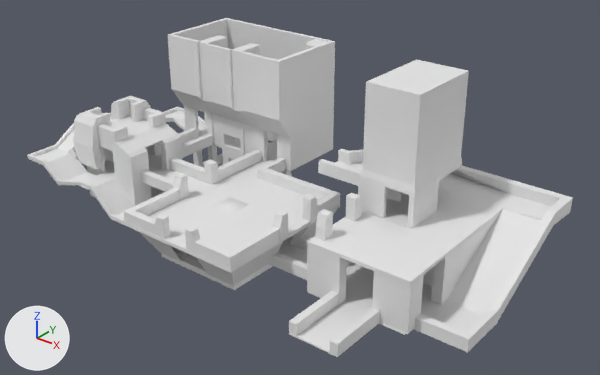
The FBX model Assets/Meshes/Scenery/Lockout.fbx, before and after one commit.
Before and after are seen from a 50 mm camera at (65.3, -52.6, 33.5) aimed at (24.7, -1.8, 2.0). Every picture has the same lights, and +X, +Y and +Z are marked at lower left. Where no turn or scale is listed for an object, it has been applied to the vertices. Vertices at the same position are counted once.

The first picture shows 'Bridge.018', 'Bridge.021', 'Bridge.022', 'Bridge.026', 'Bridge.028', 'Edge.042', 'Edge.043', 'Edge.044', 'Edge.045', 'LibraryBack.000', 'LibraryL.000', 'LibraryM.000', 'MiddleGround.001', 'Tower.000', 'libraryR.00'.
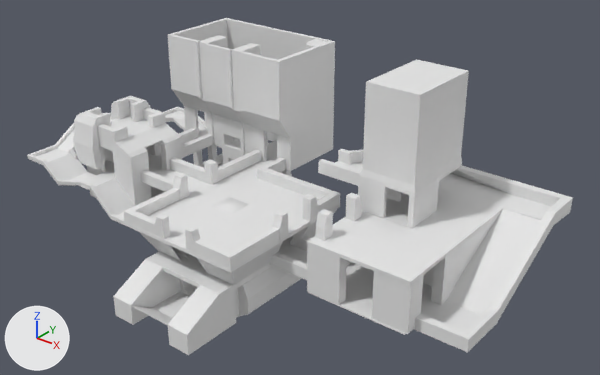
Where the newer file only moved an object's origin or applied its transform, the numbers keep the older frame.

What changed in the scene script:
```text
Change me_cube_063:
    where me_cube_063.from_pydata(...)  # 8 vertices, 6 faces; spans x -2.26..2.17, y -2.75..2.53, z -0.06..0.06
    me_cube_063 part 3
    me_cube_063.vertices[0].co: (2.17, -2.75, 0.06) -> (-10.42, 0.48, -3.63)  # pixel (337, 355) -> pixel (238, 315)
    me_cube_063.vertices[1].co: (2.17, -2.75, -0.06) -> (-10.42, 0.48, -3.72)  # pixel (337, 357) -> pixel (238, 315)
    me_cube_063.vertices[2].co: (2.17, 2.53, 0.06) -> (-10.42, 11.17, -3.63)  # pixel (378, 321) -> not seen
    me_cube_063.vertices[3].co: (2.17, 2.53, -0.06) -> (-10.42, 11.17, -3.72)  # pixel (378, 323) -> not seen
    me_cube_063.vertices[4].co: (-2.26, -2.75, 0.06) -> (-17.77, 0.48, -3.63)  # pixel (288, 332) -> not seen
    me_cube_063.vertices[5].co: (-2.26, -2.75, -0.06) -> (-17.77, 0.48, -3.72)  # pixel (288, 334) -> not seen
    me_cube_063.vertices[6].co: (-2.26, 2.53, 0.06) -> (-17.77, 11.17, -3.63)
    me_cube_063.vertices[7].co: (-2.26, 2.53, -0.06) -> (-17.77, 11.17, -3.72)
Change me_cube_113:
    where me_cube_113.from_pydata(...)  # 8 vertices, 6 faces; spans x -0.55..0.55, y -4.43..-0.1, z -0.73..0.13
    used by ob_edge_043; location = (37.21, -13.8, -2.75); rotation_euler = (-3.142, 0.0, 0.0), in degrees (-180, 0, 0); scale = (0.618, 1.24, 1.19)
    me_cube_113 part 2
    me_cube_113.vertices[0].co: (-0.55, -4.43, 0.13) -> (-0.55, -1.94, 0.13)
    me_cube_113.vertices[1].co: (-0.55, -4.43, -0.73) -> (-0.55, -1.94, -4.07)  # pixel (372, 307) -> not seen
    me_cube_113.vertices[2].co: (0.55, -4.43, -0.73) -> (0.55, -1.94, -6.0)  # pixel (380, 310) -> not seen
    me_cube_113.vertices[3].co: (0.55, -4.43, 0.13) -> (0.55, -1.94, 0.13)  # pixel (379, 321) -> not seen
    me_cube_113.vertices[4].co: (0.55, -0.1, -0.73) -> (0.55, -0.34, -6.0)  # pixel (337, 344) -> not seen
    me_cube_113.vertices[5].co: (-0.55, -0.1, -0.73) -> (-0.55, -0.34, -4.07)  # pixel (329, 340) -> not seen
    me_cube_113.vertices[6].co: (-0.55, -0.1, 0.13) -> (-0.55, -0.34, 0.13)  # pixel (329, 352) -> not seen
    me_cube_113.vertices[7].co: (0.55, -0.1, 0.13) -> (0.55, -0.34, 0.13)  # pixel (337, 356) -> not seen
Change me_cube_112:
    used by ob_edge_042; location = (33.46, -13.86, -2.75); rotation_euler = (-3.142, 0.0, 0.0), in degrees (-180, 0, 0); scale = (0.618, 1.24, 1.19)
    remove me_cube_112.from_pydata(...)  # 8 vertices, 6 faces; spans x -0.55..0.55, y -4.43..-0.18, z -0.73..0.13
    add me_cube_112.from_pydata(...)  # 384 vertices, 384 faces; spans x -3.48..2.39, y -4.1..-0.91, z -3.09..0.13
    me_cube_112 part 1: 8 vertices removed from x -0.55..0.55, y -4.43..-0.18, z -0.73..0.13; 384 vertices added at x -3.48..2.39, y -4.1..-0.91, z -3.09..0.13
Change ob_edge_043:
    ob_edge_043.location: (37.21, -13.8, -2.75) -> (26.59, -0.19, -6.67)
    ob_edge_043.rotation_euler: (-3.142, 0.0, 0.0) -> (3.128, 0.0, 1.571)  # degrees (-180, 0, 0) -> degrees (179, 0, 90)
    ob_edge_043.scale: (0.618, 1.24, 1.19) -> (0.813, 4.68, 0.861)
Change ob_edge_042:
    ob_edge_042.location: (33.46, -13.86, -2.75) -> (21.66, -13.1, -6.48)
    ob_edge_042.scale: (0.618, 1.24, 1.19) -> (0.706, 3.03, 0.861)
Add ob_edge_057:
    ob_edge_057 = bpy.data.objects.new('Edge.057', me_cube_151)  # a box spanning x -0.72..0.34, y 0.26..1.88, z -0.08..0.45
    ob_edge_057.location = (19.73, -13.22, -6.56)
Add ob_bridge_032:
    ob_bridge_032 = bpy.data.objects.new('Bridge.032', me_cube_147)  # 16 vertices, 14 faces; spans x -2.73..2.73, y -4.23..2.12, z -0.04..1.84; in mat_material (white #e7e7e7)
    ob_bridge_032.location = (21.16, -12.55, -6.61)
Add ob_edge_058:
    ob_edge_058 = bpy.data.objects.new('Edge.058', me_cube_148)  # 36 vertices, 38 faces; spans x -4.62..4.04, y -1.16..4.37, z -3.53..0.25
    ob_edge_058.location = (21.52, -15.66, -3.12)
Add ob_smallpillar_000:
    ob_smallpillar_000 = bpy.data.objects.new('SmallPillar.000', me_cube_144)  # 32 vertices, 28 faces; spans x -6.78..0.92, y -0.69..0.3, z -0.13..3.4
    ob_smallpillar_000.location = (24.12, -10.67, -6.5)
Add ob_edge_055:
    ob_edge_055 = bpy.data.objects.new('Edge.055', me_cube_025)  # 32 vertices, 28 faces; spans x -7.96..1.71, y 2.4..12.19, z -0.11..3.24
    ob_edge_055.location = (24.37, -12.81, -6.67)
```

Changed parts and their boxes [x1, y1, x2, y2] in the pictures (600 x 375 px):
'Edge.058', added
    after: [113, 251, 236, 355]
'Edge.055', added
    after: [238, 266, 302, 317]
'Bridge.021', reshaped (not visible afterwards)
    before: [289, 305, 379, 357]
'Edge.043', reshaped, moved, turned, rescaled (not visible afterwards)
    before: [329, 307, 380, 356]
'Edge.042', reshaped, moved, rescaled (not visible afterwards)
    before: [289, 291, 339, 336]
'Bridge.032', added
    after: [131, 293, 190, 326]
'SmallPillar.000', added
    after: [180, 279, 239, 318]
'Edge.057', added
    after: [178, 291, 189, 297]
